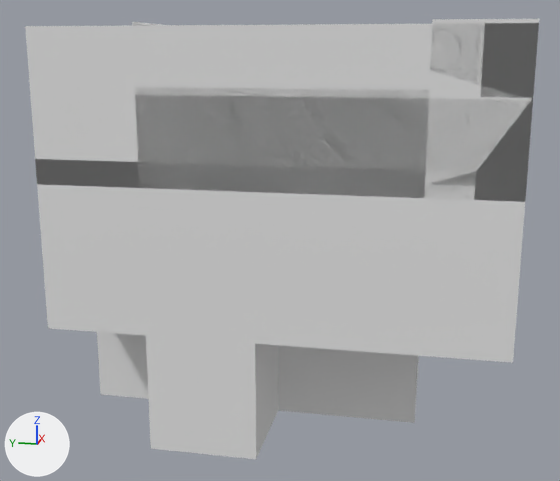
Two versions of the Blender file Assets/Blend FIles/Kitchen/Kitchen.blend, one commit apart.
Camera for both pictures: a camera (50 mm lens) standing at (-7.06, -0.67, 3.23) and looking at (-0.17, 0.71, 1.51). Arrows for +X, +Y and +Z are at lower left; the lights stay in place.

In view in the first picture: 'Building'.
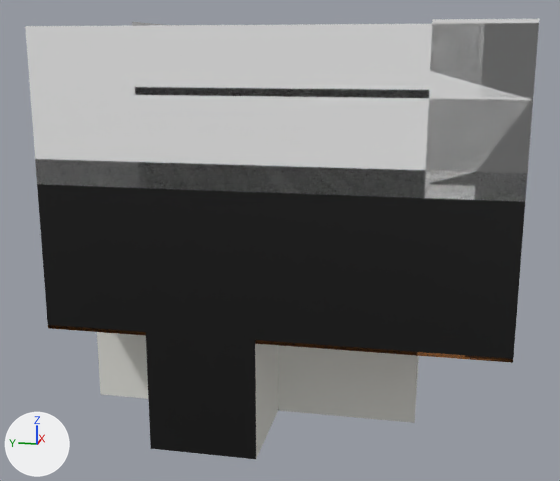
Where the change shows, as pixel boxes [x1, y1, x2, y2] in the pictures (560 x 481 px):
```json
{"part": 1, "of": "me_plane_001", "change": "built on", "before": [135, 95, 429, 170], "after": [48, 325, 513, 363]}
{"part": 2, "of": "me_plane_001", "change": "recoloured", "before": [37, 19, 533, 459], "after": [37, 19, 533, 459], "on screen": "grey to black"}
```

Scene script edits in JSON lines:
```json
{"op": "add", "block": "img_buildingtexture_png_001", "code": ["img_buildingtexture_png_001 = load_image('BuildingTexture.png.001', 'BuildingTexture.png', 1024, 1024, 'sRGB')"]}
{"op": "add", "block": "mat_material_009", "code": ["mat_material_009 = principled_material('Material.009')", "mat_material_009.texture = img_buildingtexture_png_001"]}
{"block": "me_plane_001", "where": "# used by ob_building; location = (0.0, 0.0, 0.0)"}
{"op": "remove", "block": "me_plane_001", "code": "me_plane_001.from_pydata(...)  # 70 vertices, 68 faces, 1 loose edge; spans x -1.5..1.3, y -1.3..2.54, z 0.0..3.43"}
{"op": "add", "block": "me_plane_001", "code": "me_plane_001.from_pydata(...)  # 102 vertices, 97 faces, 1 loose edge; spans x -1.5..1.3, y -1.3..2.54, z 0.0..3.43"}
{"block": "me_plane_001", "change": "me_plane_001 part 1"}
{"block": "me_plane_001", "change": "9 faces are deleted"}
{"block": "me_plane_001", "change": "1 vertex moves from x -0.6, y 1.54, z 2.9 to x -0.6, y 1.55, z 2.9"}
{"block": "me_plane_001", "change": "24 vertices are added at x -1.5..1.3, y -1.3..2.39, z 1.0..1.03"}
{"block": "me_plane_001", "change": "8 new vertices lie (0.06, 0.0, 0.0) away from vertices in x -0.6, y -0.6..2.39, z 1.0..1.03"}
{"block": "me_plane_001", "change": "38 new faces join them"}
{"block": "me_plane_001", "change": "me_plane_001 part 2: 59 faces spanning x -1.5..1.3, y -1.3..2.54, z 0.0..3.43 switch from no material to mat_material_009 (picture img_buildingtexture_png_001)"}
```
